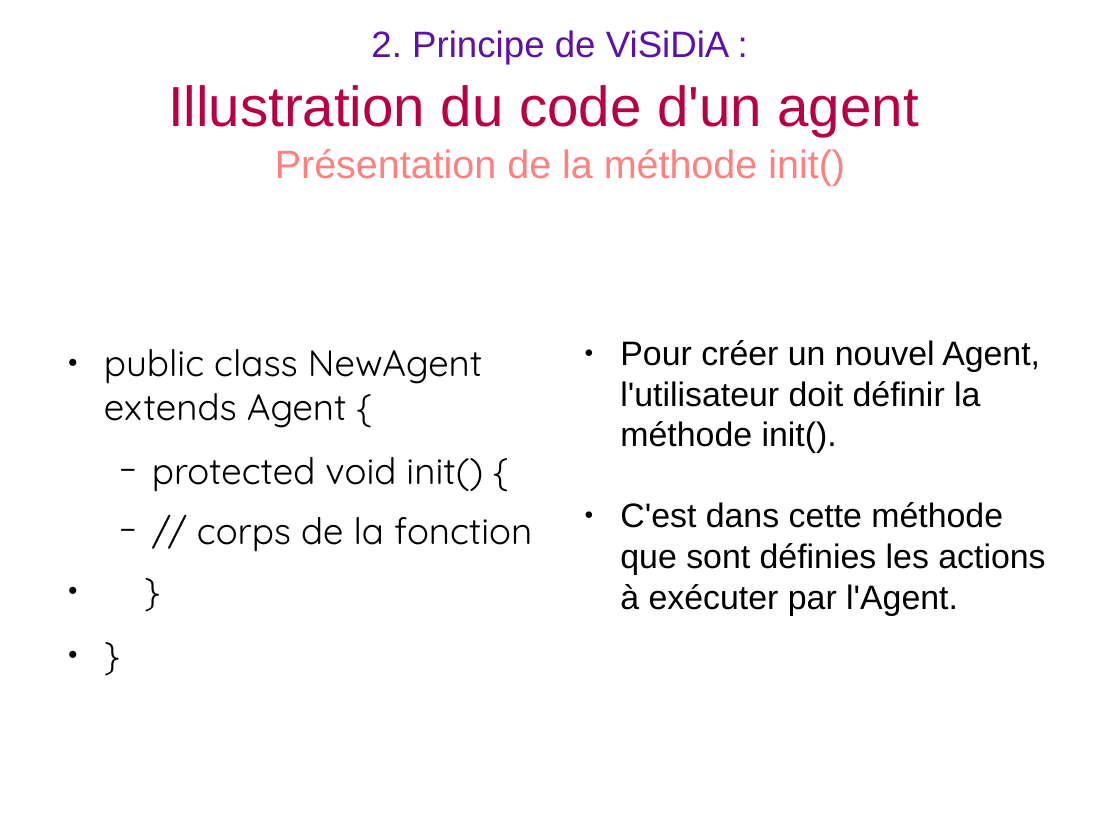
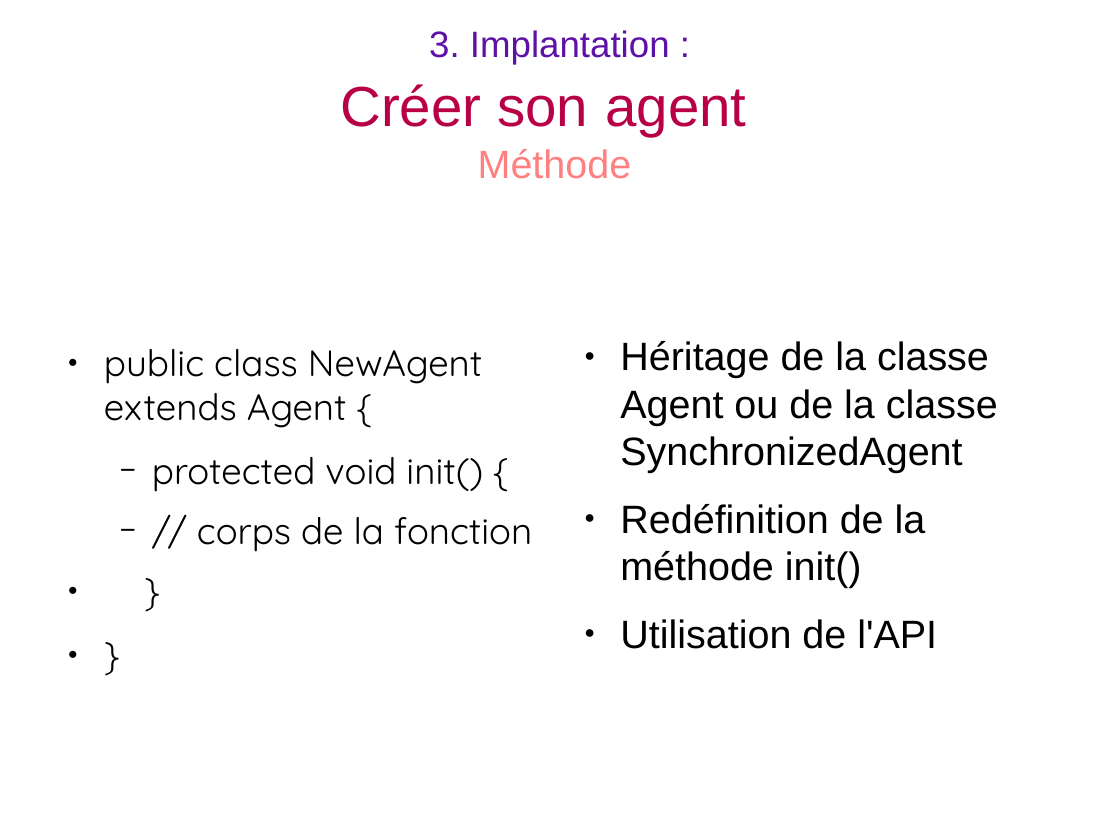
Before and after one commit to BackupTheBerlios/visidia-svn, a slide deck: slide 17 of trunk/doc/soutenance/soutenance.odp (slide 13 before the commit). Drawn at 1120x840 pixels with LibreOffice and Linux fonts; fonts in the diff are those of the drawing. Boxes give left, top, right and bottom in pixels: in the first picture for what was removed or moved away, otherwise in the second. Text is boxed around its words. In the diff, an @@ line names an element or a change of style, - is before the commit and + after.

```diff
--- a/trunk/doc/soutenance/soutenance.odp
+++ b/trunk/doc/soutenance/soutenance.odp
@@ title at <box>340,30,746,179</box>: text changed; size 28 to 26 pt; text colour #FF8080 to #5E11A6 @@
-2. Principe de ViSiDiA :
-Illustration du code d'un agent
-Présentation de la méthode init()
+3. Implantation :
+Créer son agent
+Méthode
@@ text "Héritage de la classe Agent ..." at <box>620,341,998,649</box>: vertical alignment middle to top @@
@@ text at <box>620,341,998,649</box>: text changed; size 24 to 28 pt @@
-● Pour créer un nouvel Agent, l'utilisateur doit définir la méthode init().
-● C'est dans cette méthode que sont définies les actions à exécuter par l'Agent.
+● Héritage de la classe Agent ou de la classe SynchronizedAgent
+● Redéfinition de la méthode init()
+● Utilisation de l'API
```
Also in this commit, not shown: 7 other slides changed, 3 slides added, 3 slides removed, 3 other files.
